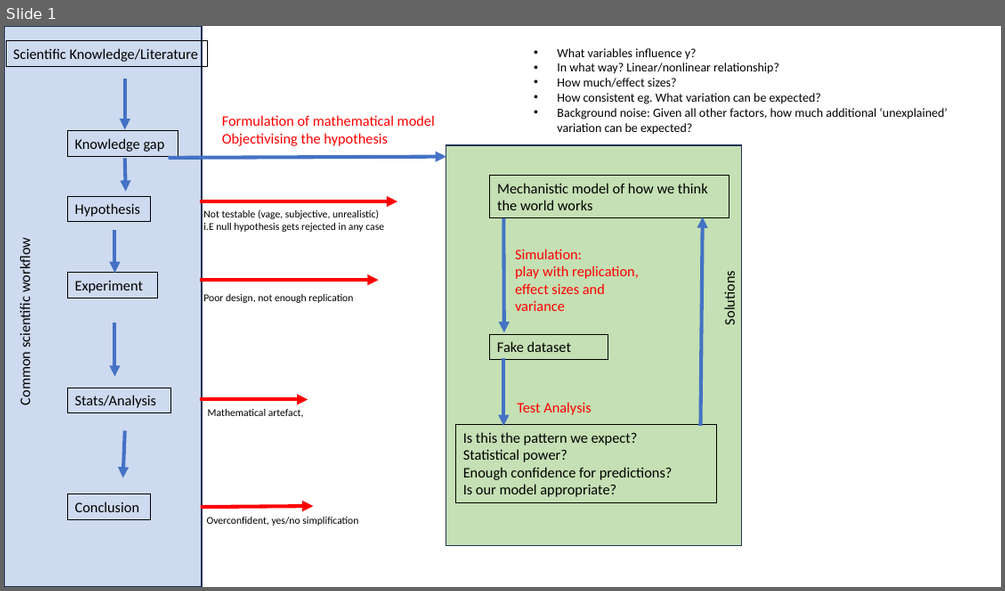
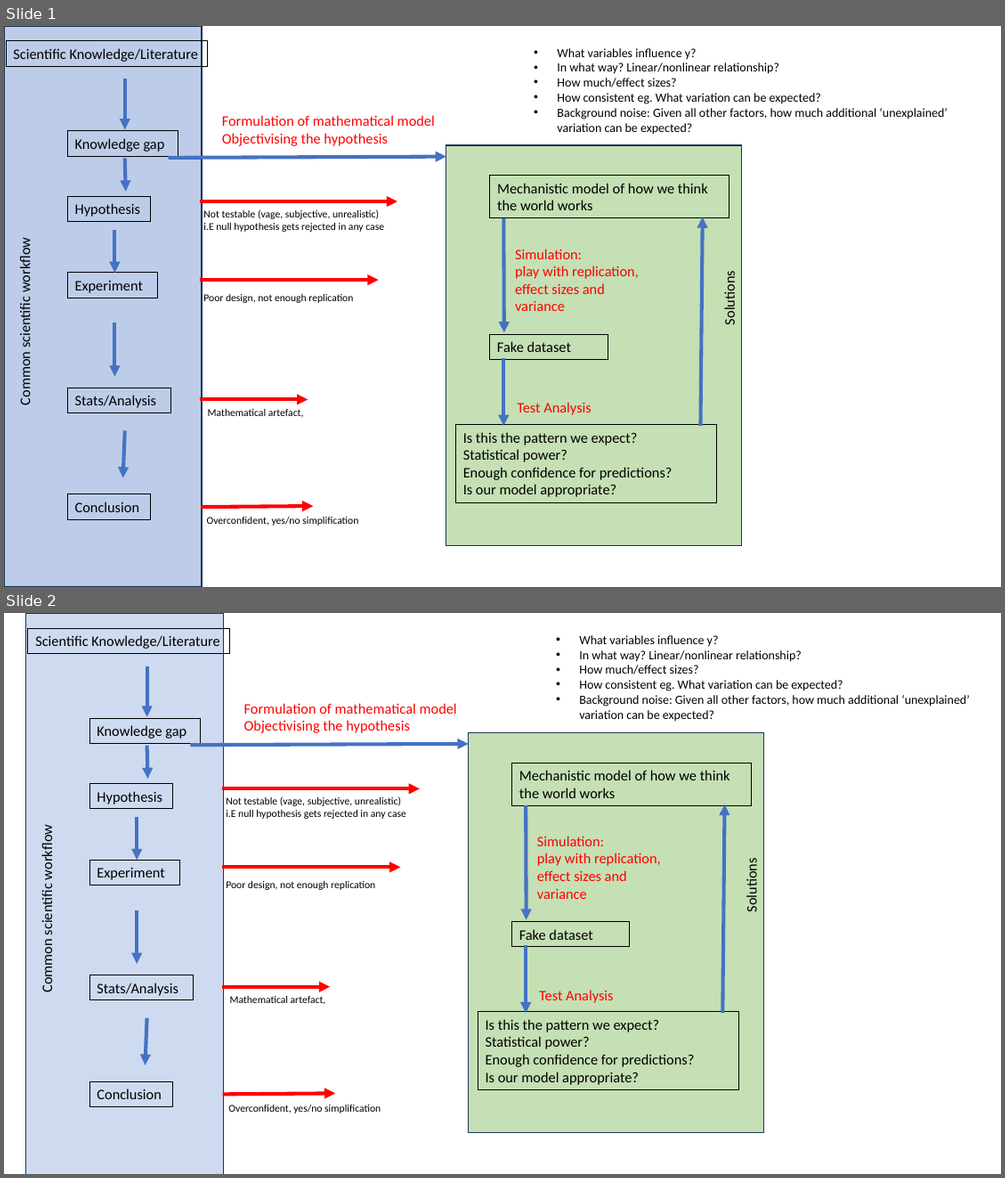
Before and after one commit to FrederikBaumgarten/SimulatingData, a slide deck: analyses/figures/figures_simulation.pptx. Shown one above the other, each under a label of ours: slide 1 before the commit, slides 1 and 2 after it. The pictures are 1005x591 and 1005x1178 pixels, drawn with LibreOffice and Linux fonts; fonts in the diff are those of the drawing. Boxes give left, top, right and bottom in pixels: in the first picture for what was removed or moved away, otherwise in the second. Text is boxed around its words. In the diff, an @@ line names an element or a change of style, - is before the commit and + after.

```diff
--- a/analyses/figures/figures_simulation.pptx
+++ b/analyses/figures/figures_simulation.pptx
@@ slide 2 added at <box>4,613,1001,1174</box>, background #FFFFFF @@
@@ group added at <box>26,613,970,1174</box>: 13 arrows, 11 rectangles, 10 texts @@
+Mechanistic model of how we think the world works
+Formulation of mathematical model
+Objectivising the hypothesis
+• What variables influence y?
+• In what way? Linear/nonlinear relationship?
+• How much/effect sizes?
+• How consistent eg. What variation can be expected?
+• Background noise: Given all other factors, how much additional ‘unexplained’ variation can be expected?
+Experiment
+Stats/Analysis
+Conclusion
+Hypothesis
+Not testable (vage, subjective, unrealistic)
+i.E null hypothesis gets rejected in any case
+Mathematical artefact,
+Overconfident, yes/no simplification
+Fake dataset
+Is this the pattern we expect?
+Statistical power?
+Enough confidence for predictions?
+Is our model appropriate?
+Poor design, not enough replication
+Scientific Knowledge/Literature
+Knowledge gap
+Common scientific workflow
+Simulation:
+play with replication, effect sizes and variance
+Test Analysis
+Solutions
@@ slide 1 changed as well @@
@@ rectangle added at <box>4,26,202,587</box>, fill #B4C7E7 at 65% opacity, outline #1E3256 1 pt @@
```
Also in this commit, not shown: 1 other slide added, 2 other files.
